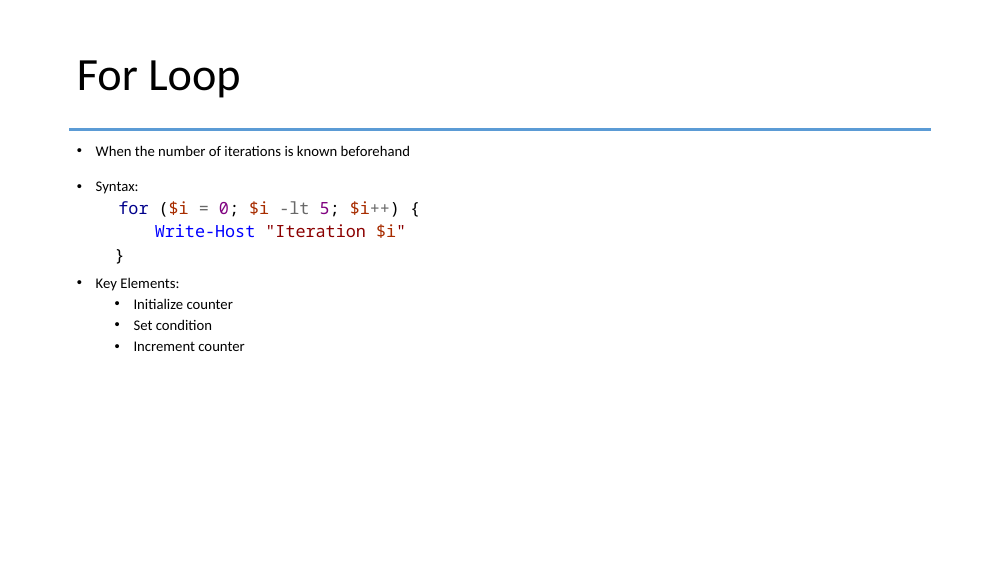
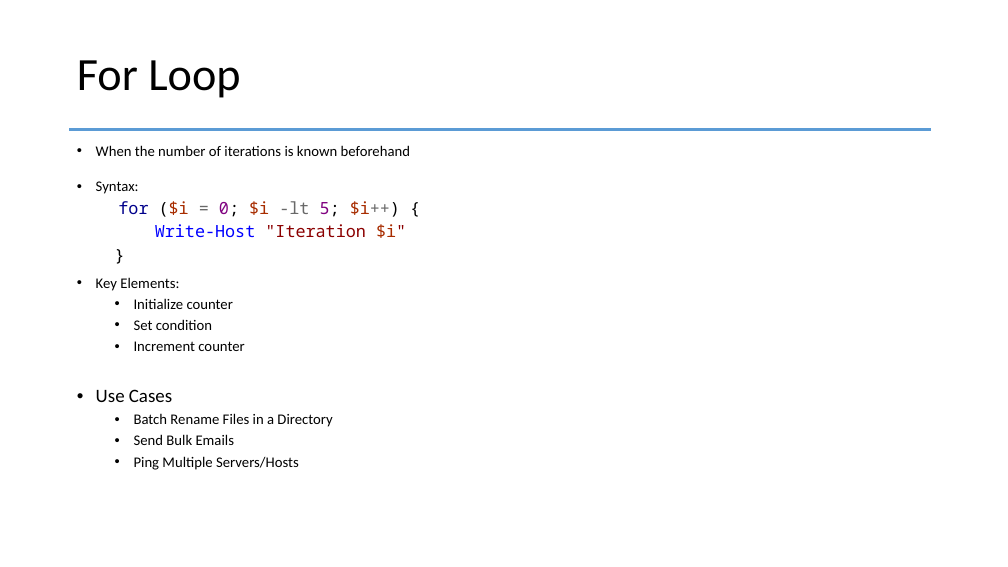
Before and after one commit to PSRITPro/my-learning-journal, a slide deck: slide 3 of PowerShell/Day11-Loops/PowerShell.pptx. Drawn at 1008x567 pixels with LibreOffice and Linux fonts; fonts in the diff are those of the drawing. Boxes give left, top, right and bottom in pixels: in the first picture for what was removed or moved away, otherwise in the second. Text is boxed around its words. In the diff, an @@ line names an element or a change of style, - is before the commit and + after.

```diff
--- a/PowerShell/Day11-Loops/PowerShell.pptx
+++ b/PowerShell/Day11-Loops/PowerShell.pptx
@@ text at <box>96,389,332,470</box>: paragraphs added @@
+• Use Cases
+  • Batch Rename Files in a Directory
+  • Send Bulk Emails
+  • Ping Multiple Servers/Hosts
```
Also in this commit, not shown: 2 other slides changed, 1 slide added, 1 other file.
